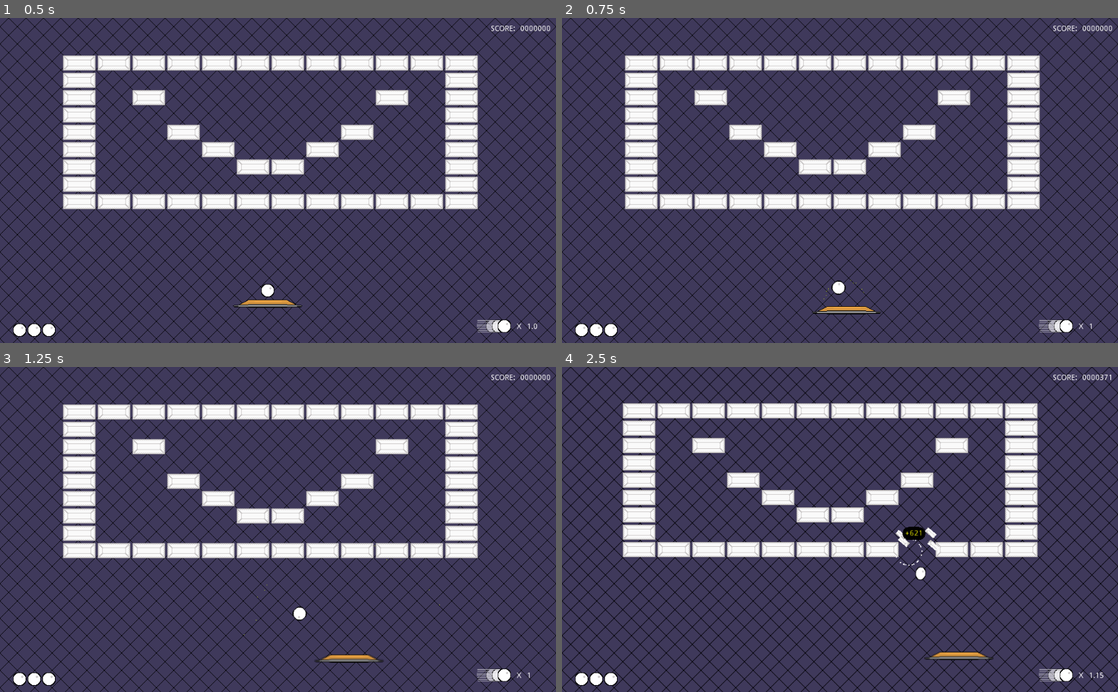
Above: before the commit, frames 1-4 (two rows, left to right).
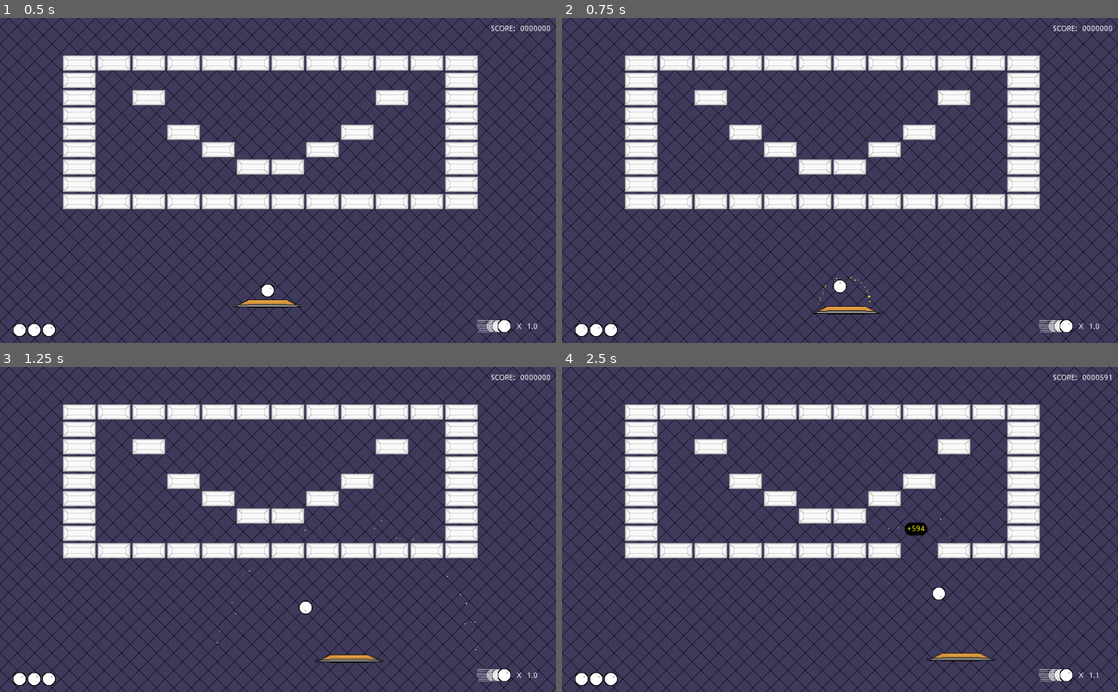
Above: after the commit, the same moments.

Repository: Anatolij-Grigorjev/Breakout4Godot
Game: Godot game, scene res://BreakoutGame.tscn
Same seed, same stepped clock (60 frames per second), same inputs: the game is played once before the commit and once after it.
Inputs (mouse positions are in pixels of both pictures, inside the frame that each line leads up to):
- Up to frame 1 (0.5 s): no input
- Up to frame 2 (0.75 s): tap Enter (ui_accept) at 0.5 s; move the mouse to (962, 164) at 0.52 s; hold Right (ui_right) from 0.53 s (still down); tap Alt at 0.6 s; click (962, 164) at 0.67 s
- Up to frame 3 (1.25 s): keep holding Right (ui_right); tap Enter (ui_accept) at 0.77 s
- Up to frame 4 (2.5 s): release Right (ui_right) at 1.25 s; drag from (728, 545) to (812, 594) at 1.27 s; move the mouse to (895, 458) at 2.02 s; hold Right (ui_right) from 2.03 s (still down); tap Shift at 2.1 s

Frame 1 is identical in both runs. In frame 2, less than 0.1% of the frame differs, in the area x 46-97%, y 79-96%; in frame 3, 0.2%; in frame 4, 8.7%, in the area x 10-99%, y 2-96%.

Commit message:
adjust displayed props to work with any rounding

Diff:
--- a/game/BreakoutGame.gd
+++ b/game/BreakoutGame.gd
@@ -99,5 +99,5 @@
 func _add_scored_points_bubble(score_origin: Vector2, points: float):
 	var flashPoints = FlashPointsScn.instance()
 	flashPoints.global_position = score_origin - Vector2(-5, 15)
-	flashPoints.text = "+%s" % points
+	flashPoints.text = "+%s" % int(points)
 	add_child(flashPoints)
--- a/game/ball/Ball.gd
+++ b/game/ball/Ball.gd
@@ -7,10 +7,10 @@
 onready var anim: AnimationPlayer = $AnimationPlayer
 onready var sprite: Sprite = $Sprite
 
-export(float) var bounceSpeedupCoef: float = 1.15
-export(float) var maxSpeedCoef: float = 2.5
+export(float) var bounceSpeedupCoef: float = 1.1
+export(float) var maxSpeedCoef: float = 2.0
 
-export(float) var baseSpeed: float = 120
+export(float) var baseSpeed: float = 145
 export(float) var baseSpinDegrees: float = 360.0
 export(Vector2) var direction := Vector2.LEFT
 
--- a/game/gui/BallSpeedIcon.gd
+++ b/game/gui/BallSpeedIcon.gd
@@ -16,4 +16,4 @@
 
 
 func _refresh_speed_multiplier(ball: Ball):
-	mult_Lbl.text = "%s" % ball.currentSpeedupCoef()
+	mult_Lbl.text = "%.1f" % ball.currentSpeedupCoef()
